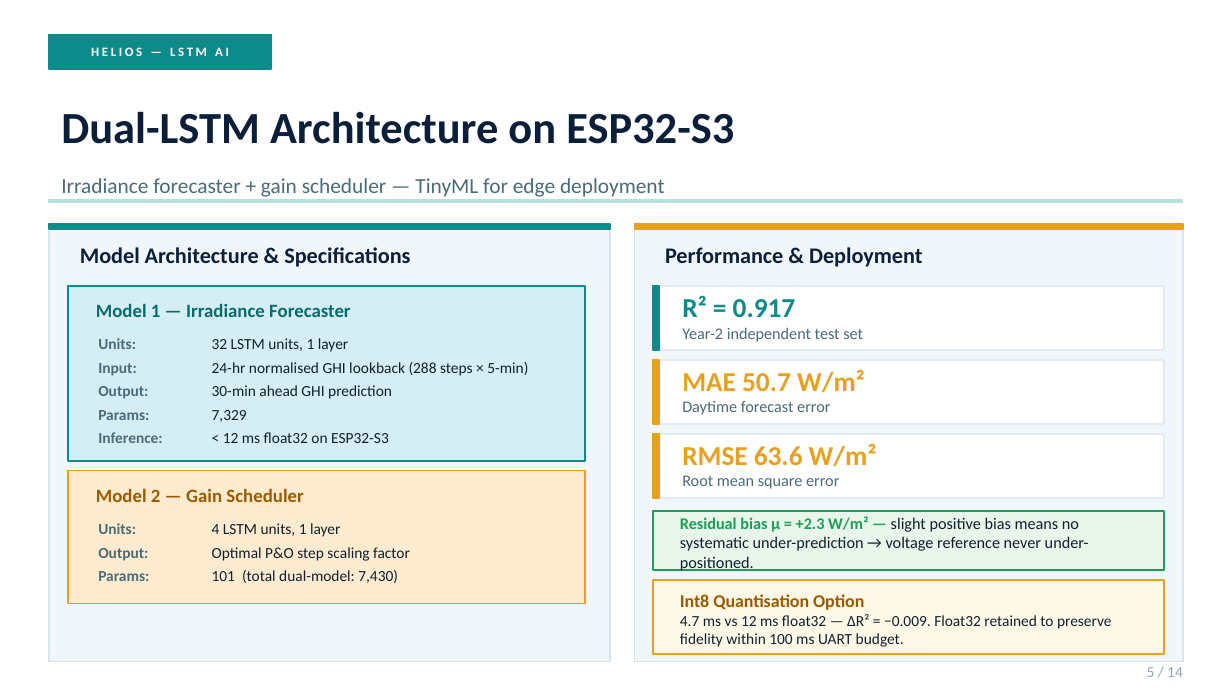
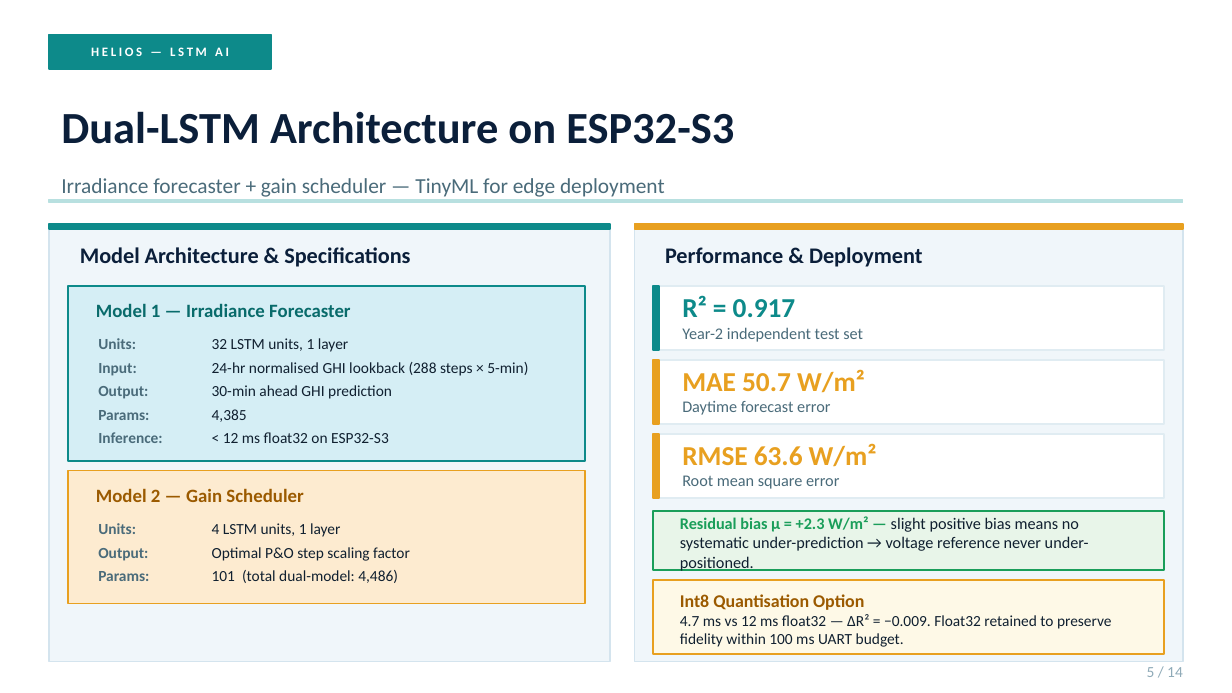
Before and after one commit to touhidsiddiqueeraj-bit/artemis-helios, a slide deck: slide 5 of Docs/Presentation/Helios_Artemis_Detailed.pptx. Drawn at 1232x693 pixels with LibreOffice and Linux fonts; fonts in the diff are those of the drawing. Boxes give left, top, right and bottom in pixels: in the first picture for what was removed or moved away, otherwise in the second. Text is boxed around its words. In the diff, an @@ line names an element or a change of style, - is before the commit and + after.

Commit message:
Audit fix: align code/data/figures/docs across Python/MATLAB/paper
- Irradiance model: OU process (tau=1s, sigma=25%), aerosol x0.93, July peak 744 W/m2
- LSTM: deterministic seed 42, 4-unit gain scheduler (101 params), 4,385 total
- New metrics: R2=0.835, MAE=54.7, RMSE=72.6 (OU data more realistic, thus lower)
- TFLite: Flex ops fallback for ESP32-S3 (TensorListReserve compat)
- MATLAB ha_artemis_v3: float 13.8V, 3-stage charging; ha_battery_v3: 6A bulk limit
- Python controllers: 15% blend deadband, [0.20,0.55] alpha plateau
- MOSFET IRFZ44N->IRFB4110 across all docs, figs, presentations
- Study guides, highlights, cover letter: N=200->30, 7,900-8,500->~1,500 BDT
- All 9 figures regenerated at 300 DPI, manuscript PDF rebuilt

```diff
--- a/Docs/Presentation/Helios_Artemis_Detailed.pptx
+++ b/Docs/Presentation/Helios_Artemis_Detailed.pptx
@@ text at [212, 409, 247, 422]: text changed @@
-7,329
+4,385
@@ text at [212, 570, 398, 583]: text changed @@
-101 (total dual-model: 7,430)
+101 (total dual-model: 4,486)
```
Also in this commit, not shown: 5 other slides changed, 44 other files.
